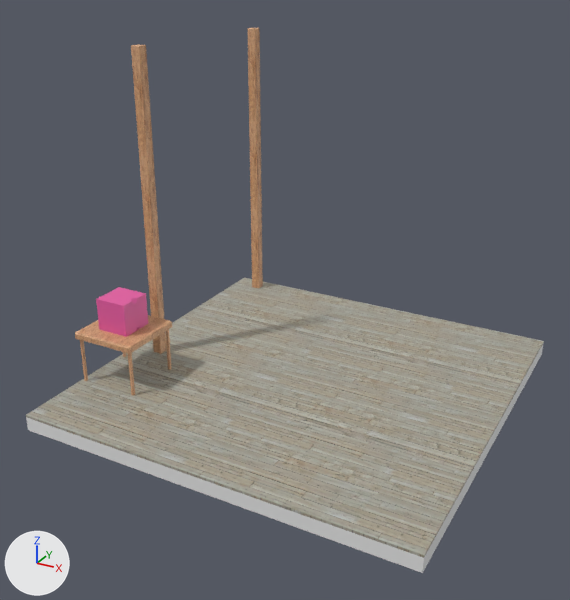
Two versions of the glTF model static/model-03/model-03.glb, one commit apart.
Rendered twice from a 50 mm camera at (6.6, -12.96, 8.08) aimed at (-0.17, -0.66, 1.93). Lighting does not change. The marker at lower left points along +X, +Y and +Z. Where no turn or scale is listed for an object, it has been applied to the vertices.

Script lines for the objects in view, before the commit:
```python
ob_cube = bpy.data.objects.new('Cube', me_cube_001)
ob_cube.location = (-3.29, -1.79, 1.44)
ob_floor = bpy.data.objects.new('Floor', me_plane)
ob_floor.location = (0.0, 0.0, 0.0)
ob_leg = bpy.data.objects.new('Leg', me_cube_003)
ob_leg.location = (-3.88, -1.18, 0.98)
ob_leg.scale = (0.0264, 0.0264, 0.0175)
ob_leg_001 = bpy.data.objects.new('Leg.001', me_cube_003)
ob_leg_001.location = (-3.88, -2.41, 0.98)
ob_leg_001.scale = (0.0264, 0.0264, 0.0175)
ob_leg_002 = bpy.data.objects.new('Leg.002', me_cube_003)
ob_leg_002.location = (-2.67, -2.4, 0.98)
ob_leg_002.scale = (0.0264, 0.0264, 0.0175)
ob_leg_003 = bpy.data.objects.new('Leg.003', me_cube_003)
ob_leg_003.location = (-2.67, -1.18, 0.98)
ob_leg_003.scale = (0.0264, 0.0264, 0.0175)
ob_tabletop = bpy.data.objects.new('Tabletop', me_cube)
ob_tabletop.location = (-3.29, -1.79, 1.05)
# also in view: 'Pole' at (-3.36, -0.6, 3.18); 'Pole.001' at (-3.36, 3.63, 3.18)
```
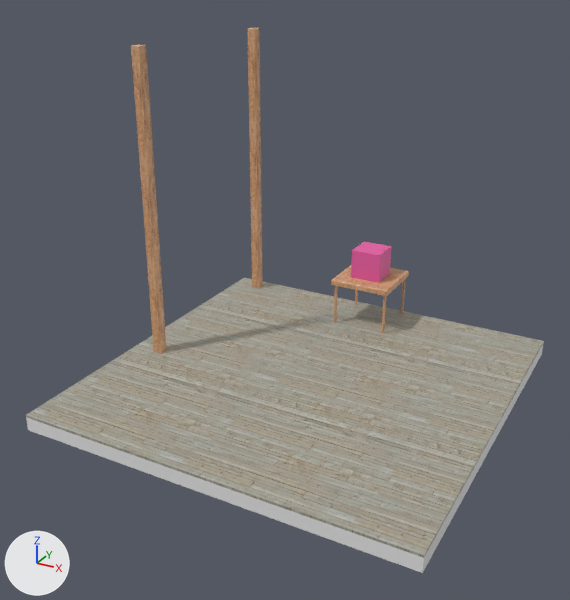
What differs and where, as boxes (x1, y1, x2, y2) in the pictures (570 x 600 px):
'Cube', moved
    before: (96, 287, 148, 337)
    after: (351, 242, 391, 283)
'Tabletop', moved
    before: (75, 315, 172, 354)
    after: (331, 265, 409, 296)
'Leg.002', moved
    before: (128, 353, 135, 396)
    after: (381, 296, 386, 334)
'Leg.001', moved
    before: (80, 340, 88, 381)
    after: (334, 286, 338, 323)
'Leg.003', moved
    before: (165, 329, 172, 370)
    after: (400, 280, 405, 314)
'Leg', moved
    before: (123, 352, 126, 357)
    after: (355, 290, 358, 305)

What the commit changed:
Object 'Tabletop' (ob_tabletop) moves from (-3.29, -1.79, 1.05) to (0.0, 3.22, 1.05).
Object 'Cube' (ob_cube) moves from (-3.29, -1.79, 1.44) to (0.0, 3.22, 1.44).
Object 'Leg.002' (ob_leg_002) moves from (-2.67, -2.4, 0.98) to (0.62, 2.61, 0.98).
Object 'Leg.003' (ob_leg_003) moves from (-2.67, -1.18, 0.98) to (0.62, 3.83, 0.98).
Object 'Leg' (ob_leg) moves from (-3.88, -1.18, 0.98) to (-0.6, 3.83, 0.98).
Object 'Leg.001' (ob_leg_001) moves from (-3.88, -2.41, 0.98) to (-0.6, 2.6, 0.98).
